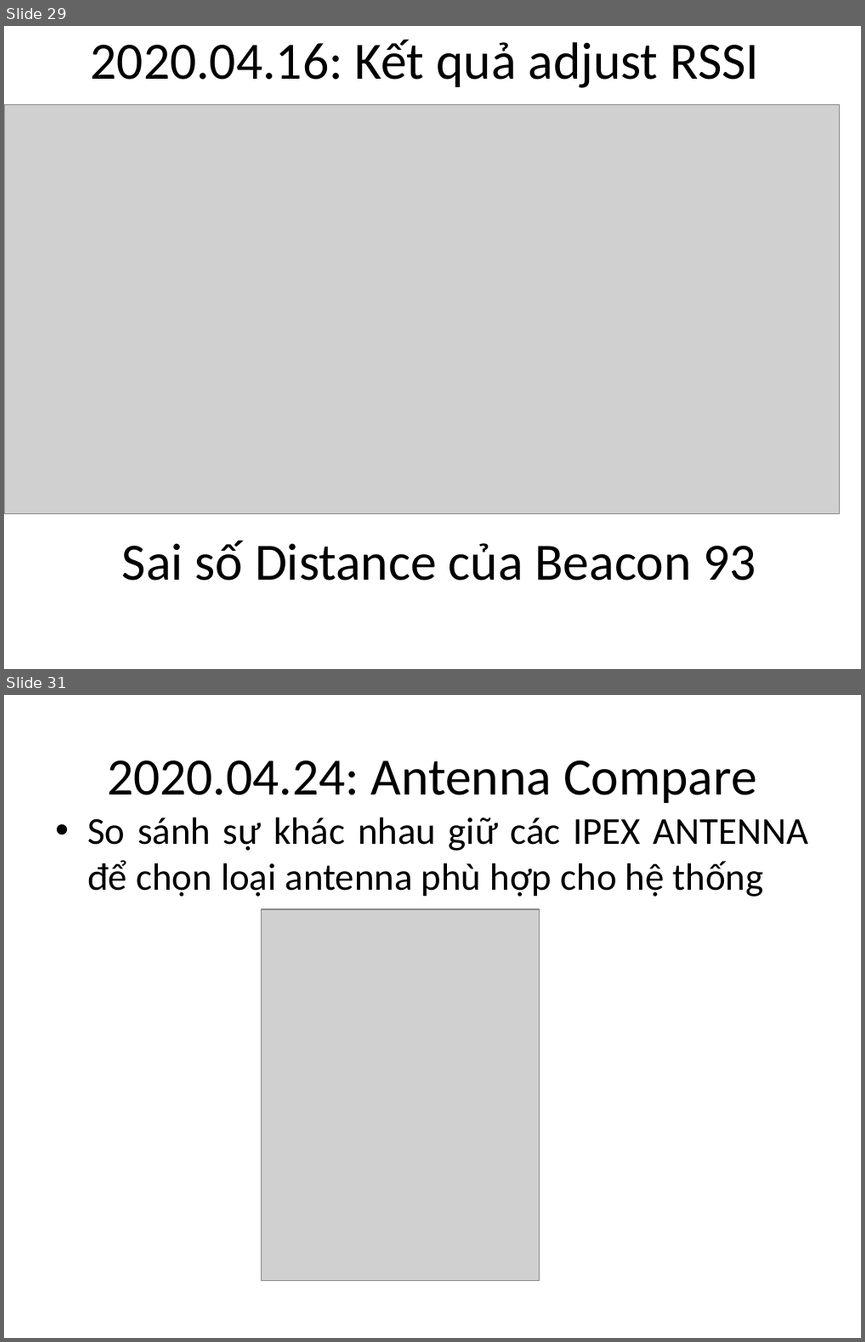
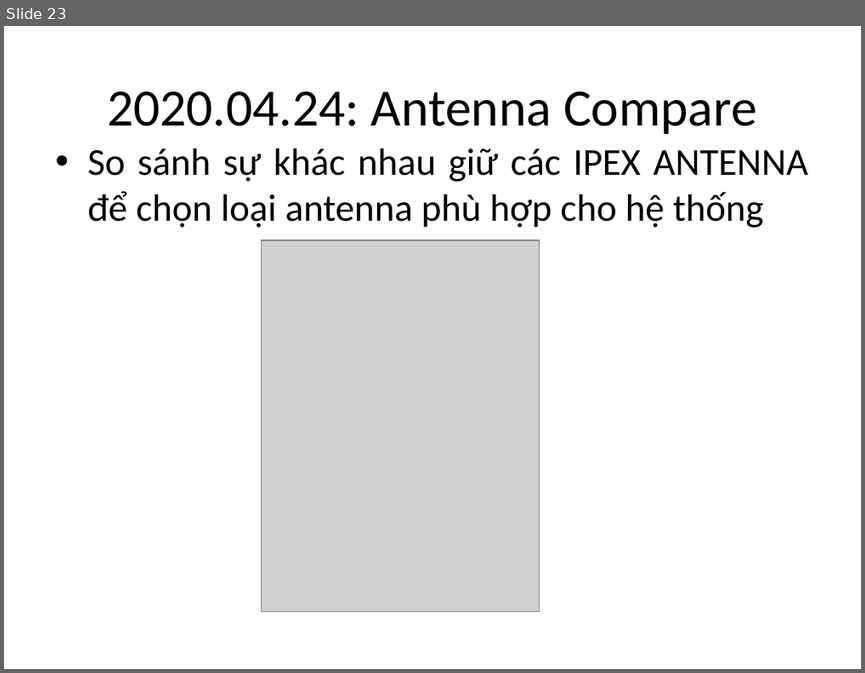
Before and after one commit to letruongthanh3698/BLE_matlab, a slide deck: report/Timeline.Report.pptx. Shown one above the other, each under a label of ours: slides 29 and 31 before the commit, slide 23 after it; the slides between them are not shown. The pictures are 865x1342 and 865x673 pixels, drawn with LibreOffice and Linux fonts; fonts in the diff are those of the drawing; grey boxes stand for pictures. Boxes give left, top, right and bottom in pixels: in the first picture for what was removed or moved away, otherwise in the second. Text is boxed around its words. In the diff, an @@ line names an element or a change of style, - is before the commit and + after.

```diff
--- a/report/Timeline.Report.pptx
+++ b/report/Timeline.Report.pptx
@@ slide 29 removed at box(4, 26, 861, 669), background #FFFFFF @@
@@ title removed at box(91, 39, 759, 88) @@
-2020.04.16: Kết quả adjust RSSI
@@ picture removed at box(4, 105, 840, 514) @@
@@ text removed at box(122, 539, 755, 580) @@
-Sai số Distance của Beacon 93
@@ what was slide 31 is now slide 23 @@
```
Also in this commit, not shown: 9 slides changed, 2 slides added, 9 other slides removed, 18 other files.
